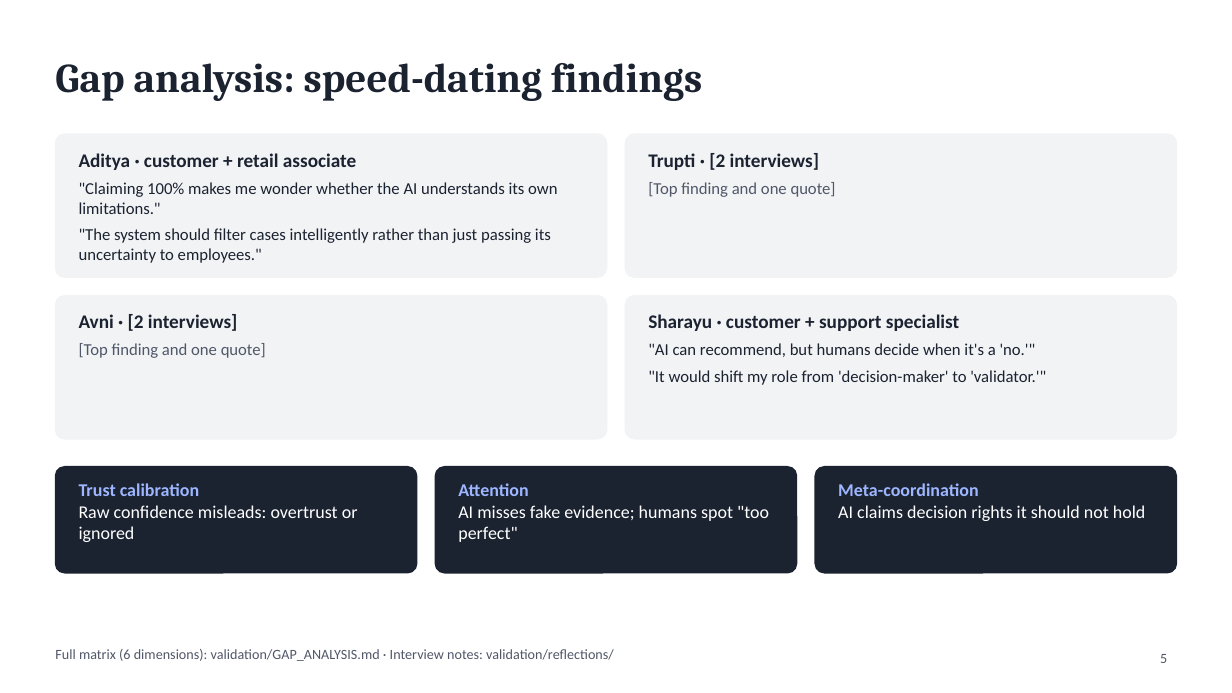
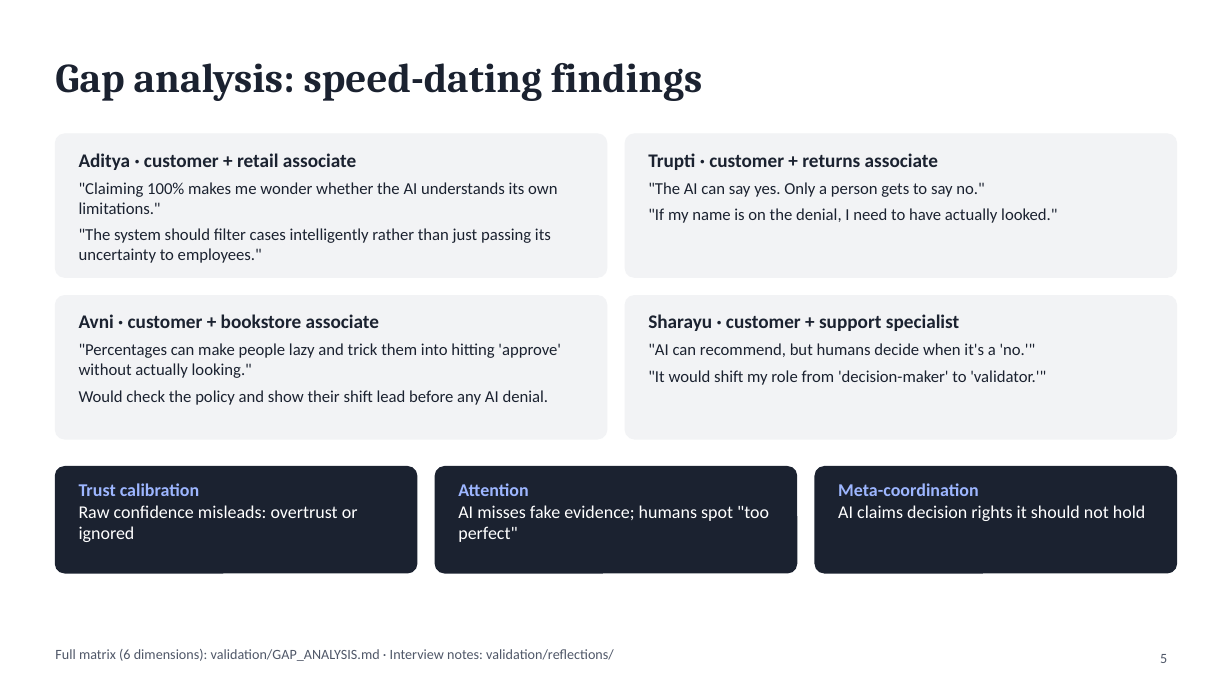
Before and after one commit to truptireddy23/AI_Returns_Processing_Assistant, a slide deck: slide 5 of validation/ReturnGuard_Checkpoint2_Slides.pptx. Drawn at 1232x693 pixels with LibreOffice and Linux fonts; fonts in the diff are those of the drawing. Boxes give left, top, right and bottom in pixels: in the first picture for what was removed or moved away, otherwise in the second. Text is boxed around its words. In the diff, an @@ line names an element or a change of style, - is before the commit and + after.

```diff
--- a/validation/ReturnGuard_Checkpoint2_Slides.pptx
+++ b/validation/ReturnGuard_Checkpoint2_Slides.pptx
@@ text at (648, 153, 1057, 223): text changed; text colour #4F5768 to #1B2230 @@
-Trupti · [2 interviews]
-[Top finding and one quote]
+Trupti · customer + returns associate
+"The AI can say yes. Only a person gets to say no."
+"If my name is on the denial, I need to have actually looked."
@@ text at (79, 314, 561, 405): text changed; text colour #4F5768 to #1B2230 @@
-Avni · [2 interviews]
-[Top finding and one quote]
+Avni · customer + bookstore associate
+"Percentages can make people lazy and trick them into hitting 'approve' without actually looking."
+Would check the policy and show their shift lead before any AI denial.
```
Also in this commit, not shown: 4 other files.
